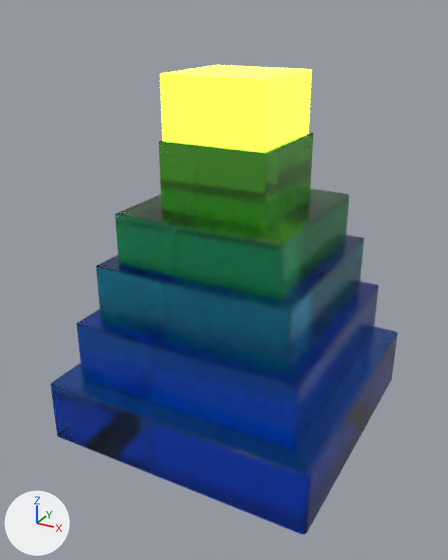
What one commit did to the glTF model public/models/stackai_logo.glb.
Camera for both pictures: a 50 mm camera at (2.69, -5.12, 3.66) aimed at (-0.04, -0.16, 1.18). Every picture has the same lights, and +X, +Y and +Z are marked at lower left. The older version comes first. Where no turn or scale is listed for an object, it has been applied to the vertices.
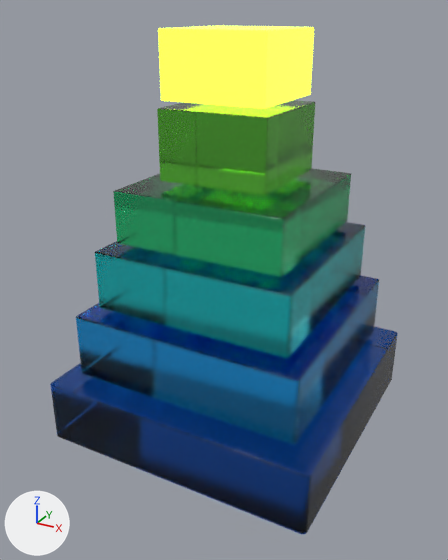
Edits to the scene script, one JSON object a line:
```json
{"op": "set", "path": "ob_cube_001.location", "old": "(0.0, 0.05, 0.53)", "new": "(0.0, 0.05, 0.6)"}
{"op": "set", "path": "ob_cube_003.location", "old": "(0.0, 0.05, 1.13)", "new": "(0.0, 0.05, 1.28)"}
{"op": "set", "path": "ob_cube_004.location", "old": "(0.0, 0.05, 1.67)", "new": "(0.0, 0.05, 1.88)"}
{"op": "set", "path": "ob_cube_005.location", "old": "(0.0, 0.05, 2.23)", "new": "(0.0, 0.05, 2.52)"}
{"op": "set", "path": "ob_cube_006.location", "old": "(-0.01, 0.05, 2.84)", "new": "(-0.01, 0.05, 3.2)"}
```

What differs and where, as boxes [x1, y1, x2, y2] in the pictures (448 x 560 px):
```json
{"object": "Cube.001", "change": "moved", "before": [76, 281, 379, 451], "after": [76, 276, 379, 444]}
{"object": "Cube.003", "change": "moved", "before": [96, 235, 364, 372], "after": [95, 222, 365, 358]}
{"object": "Cube.004", "change": "moved", "before": [115, 189, 349, 300], "after": [113, 169, 351, 277]}
{"object": "Cube.006", "change": "moved", "before": [160, 65, 312, 152], "after": [158, 25, 314, 109]}
{"object": "Cube.005", "change": "moved", "before": [159, 132, 314, 227], "after": [157, 100, 315, 196]}
```
